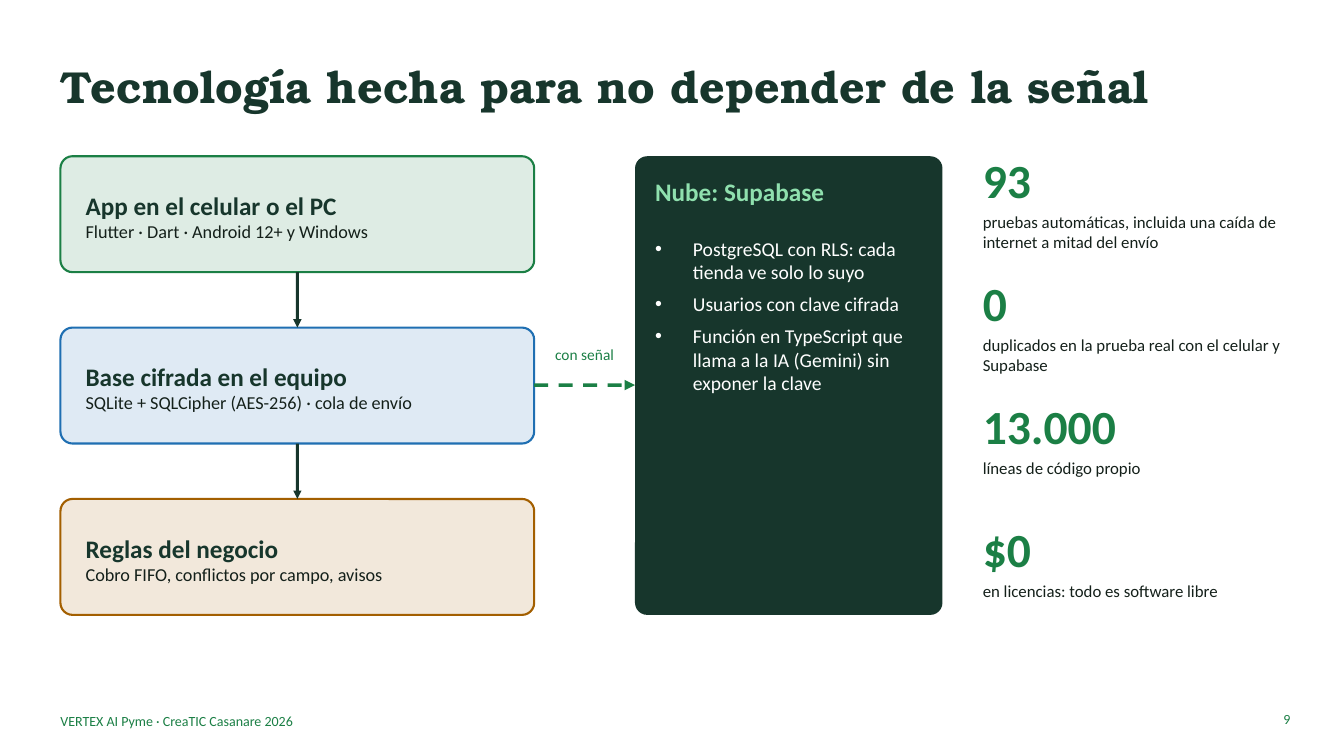
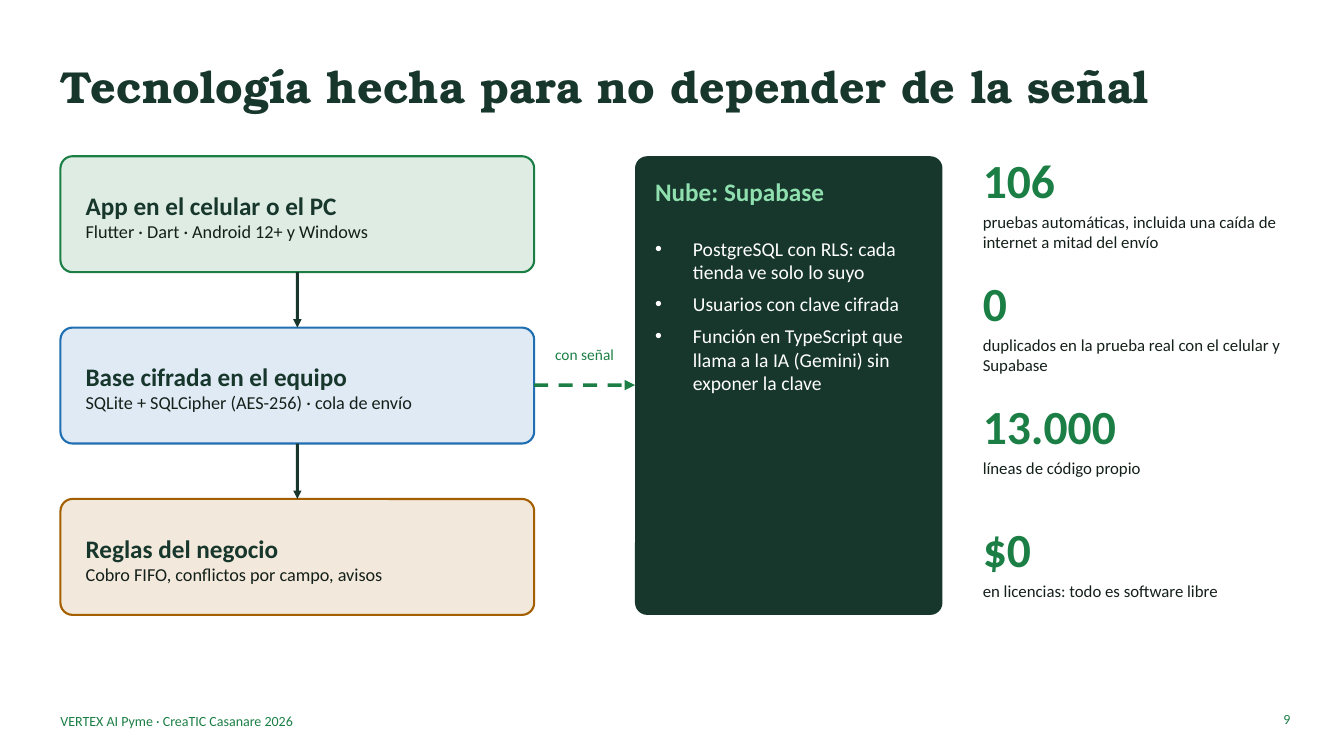
Before and after one commit to ingdavidortegaf-lab/vertex-ai-pyme, a slide deck: slide 9 of docs/pitch/VERTEX_AI_Pyme_Pitch.pptx. Drawn at 1344x756 pixels with LibreOffice and Linux fonts; fonts in the diff are those of the drawing. Boxes give left, top, right and bottom in pixels: in the first picture for what was removed or moved away, otherwise in the second. Text is boxed around its words. In the diff, an @@ line names an element or a change of style, - is before the commit and + after.

```diff
--- a/docs/pitch/VERTEX_AI_Pyme_Pitch.pptx
+++ b/docs/pitch/VERTEX_AI_Pyme_Pitch.pptx
@@ text at (x1=983, y1=165, x2=1055, y2=199): text changed @@
-93
+106
```
Also in this commit, not shown: 2 other slides changed, 11 other files.
